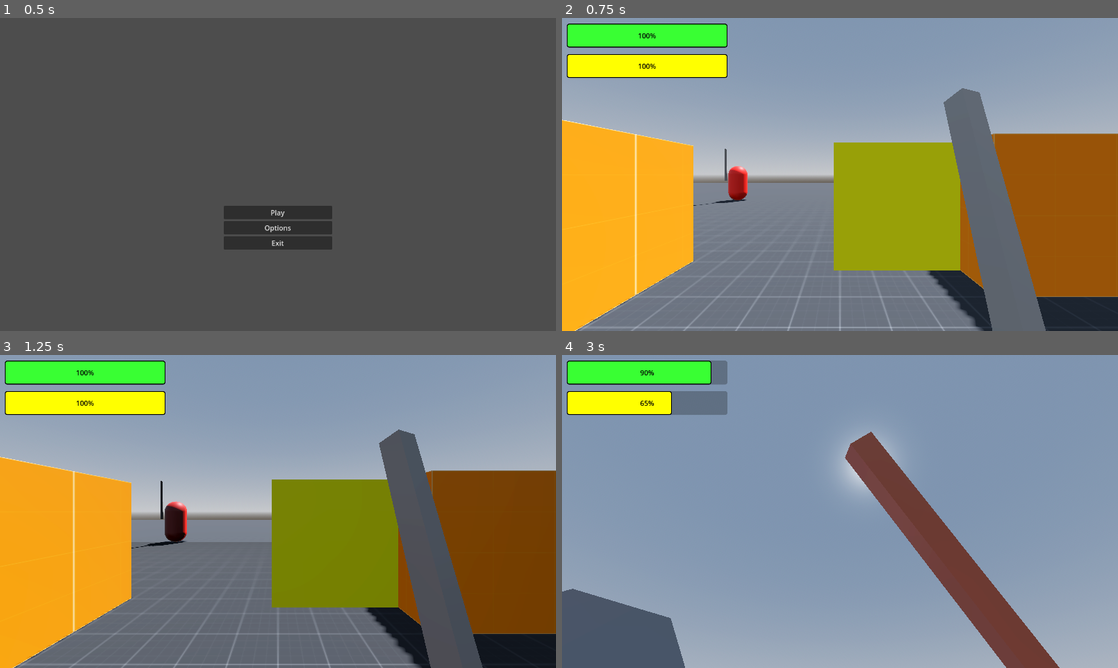
Above: before the commit, frames 1-4 (two rows, left to right).
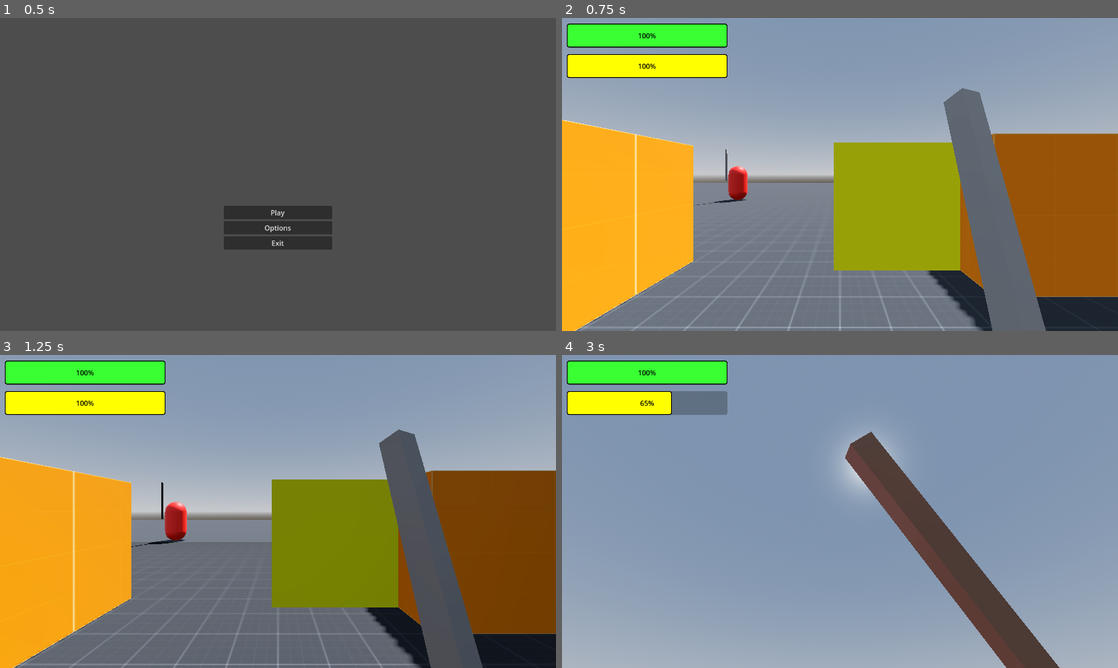
Above: after the commit, the same moments.

Repository: BlackOwlHU/ProjectParry
Game: Godot game, scene res://scenes/menu.tscn
Two runs of this game, one before a commit and one after it. Both use one fixed random seed, a clock stepped at 60 frames per second and the inputs below.
Inputs (mouse positions are in pixels of both pictures, inside the frame that each line leads up to):
- Up to frame 1 (0.5 s): no input
- Up to frame 2 (0.75 s): click "Play" at 0.5 s
- Up to frame 3 (1.25 s): no input
- Up to frame 4 (3 s): tap Enter (ui_accept) at 1.25, 1.52, 2.27 s; move the mouse to (867, 511) at 1.27 s; hold W (Forward) from 1.28 s (still down); right-click (867, 511) at 1.35 s; move the mouse to (812, 511) at 2.02 s; click (812, 511) at 2.1 s; right-click (812, 511) at 2.3 s; move the mouse to (851, 505) at 2.77 s; right-click (851, 505) at 2.85 s

Frame 1 is identical in both runs. In frame 2, less than 0.1% of the frame differs, in the area x 23-34%, y 41-60%; in frame 3, 0.5%; in frame 4, 8.9%, in the area x 0-90%, y 1-100%.

Commit message:
a0.13
Half baked parry function and added relatively correct avoidence for enemies.

Diff:
--- a/characters/basic_sword_enemy.tscn
+++ b/characters/basic_sword_enemy.tscn
@@ -159,6 +159,9 @@
 shape = SubResource("ConvexPolygonShape3D_8ugw7")
 
 [node name="NavigationAgent3D" type="NavigationAgent3D" parent="."]
+target_desired_distance = 1.5
+avoidance_enabled = true
+radius = 1.0
 
 [node name="Timer" type="Timer" parent="."]
 wait_time = 0.1
@@ -184,6 +187,7 @@
 [connection signal="area_entered" from="Area3D" to="." method="_on_area_3d_area_entered"]
 [connection signal="area_entered" from="Right_Arm/Sword/SwordArea" to="." method="_on_sword_area_area_entered"]
 [connection signal="target_reached" from="NavigationAgent3D" to="." method="_on_navigation_agent_3d_target_reached"]
+[connection signal="velocity_computed" from="NavigationAgent3D" to="." method="_on_navigation_agent_3d_velocity_computed"]
 [connection signal="timeout" from="Timer" to="." method="_on_timer_timeout"]
 [connection signal="animation_finished" from="AnimationPlayer" to="." method="_on_animation_player_animation_finished"]
 [connection signal="timeout" from="BetweenAttacks" to="." method="_on_between_attacks_timeout"]
--- a/characters/player.gd
+++ b/characters/player.gd
@@ -8,6 +8,7 @@
 @export var stamina_max = 100
 var stamina_current = player_stamina
 var got_hit : bool = false
+var parry_on : bool = false
 @export var JUMP_VELOCITY = 6
 @export var MOUSE_SENSITIVITY : float = 0.5
 @export var TILT_LOWER_LIMIT := deg_to_rad(-90.0)
@@ -44,6 +45,7 @@
 
 	if Input.is_action_just_pressed("Parry-Block"):
 		anim_player.play("parry")
+		parry_on = true
 		weapon_hitbox.monitoring = true
 
 	if Input.is_action_pressed("Pause"):
@@ -136,4 +138,9 @@
 		hitbox_collision.disabled = true
 
 func get_damage(damage):
+	if parry_on:
+		stamina_current += 10
+		get_tree().call_group("enemy", "get_stunned", parry_on)
+		parry_on = false
+		return
 	player_health -= damage
--- a/scenes/world.tscn
+++ b/scenes/world.tscn
@@ -60,7 +60,7 @@
 [node name="Enemies" type="Node3D" parent="."]
 
 [node name="Basic_Sword_Enemy2" parent="Enemies" instance=ExtResource("3_bmqgp")]
-transform = Transform3D(-0.942671, 0, -0.333724, 0, 1, 0, 0.333724, 0, -0.942671, 3, 1, -13)
+transform = Transform3D(-0.942671, 0, -0.333724, 0, 1, 0, 0.333724, 0, -0.942671, 8.48312, 1, -26.5789)
 
 [node name="Basic_Sword_Enemy" parent="Enemies" instance=ExtResource("3_bmqgp")]
 transform = Transform3D(-0.499199, 0, -0.866488, 0, 1, 0, 0.866488, 0, -0.499199, -6, 1, -12)
--- a/scripts/basic_sword_enemy.gd
+++ b/scripts/basic_sword_enemy.gd
@@ -1,7 +1,7 @@
 extends CharacterBody3D
 #hours i have spend to fix this: 11
 @export var Enemy_Damage = 10
-@onready var ai = true
+var ai = true
 @onready var nav_agent: NavigationAgent3D = $NavigationAgent3D
 @export var SPEED = 4.0
 @onready var player = get_tree().get_first_node_in_group("Player")
@@ -30,6 +30,11 @@
 	#nav_agent.target_position = player.position
 
 func _physics_process(_delta: float) -> void:
+	if timer.wait_time == 4 and timer.is_stopped():
+			ai = true
+			timer.wait_time = 0.1
+			timer.start()
+
 	if ai:
 		if NavigationServer3D.map_get_iteration_id(nav_agent.get_navigation_map()) == 0:
 			return
@@ -42,8 +47,6 @@
 		#print(nav_agent.is_target_reachable())
 		var new_velocity =  (current_location.direction_to(next_location)) * SPEED
 		nav_agent.set_velocity(new_velocity)
-		velocity = nav_agent.velocity
-		move_and_slide()
 
 func update_target_location():
 	nav_agent.target_position = player.position
@@ -52,6 +55,7 @@
 func _on_timer_timeout() -> void:
 	#print("refresh")
 	if ai:
+		timer.wait_time = 0.1
 		update_target_location()
 		timer.start()
 
@@ -100,3 +104,14 @@
 		get_tree().call_group("Player", "get_damage", Enemy_Damage)
 		SwordCollison.set_deferred("disabled", true)
 		$Right_Arm/Sword/SwordArea.set_deferred("monitorable", false)
+
+func _on_navigation_agent_3d_velocity_computed(safe_velocity: Vector3) -> void:
+	if ai:
+		velocity = velocity.move_toward(safe_velocity, .25)
+		move_and_slide()
+
+func get_stunned(parry_on):
+	timer.wait_time = 4
+	timer.start()
+	if parry_on:
+		ai = false
